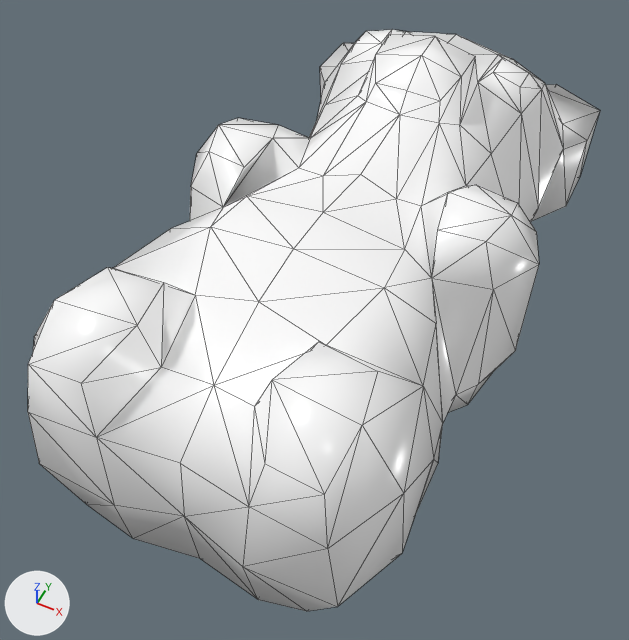
Renders of the glTF model EverythingLibraryBrowser/models/consumables/consumables-sugar-gummybear/consumables-sugar-gummybear_v6.glb from each side of a commit.
Camera for both pictures: a 50 mm lens placed at (0.0119, -0.0284, 0.0355), pointed at (-0.0006, -0.0034, 0.0042). Every picture has the same lights, and +X, +Y and +Z are marked at lower left. The first picture is the older version. Mesh edges are drawn as thin lines. Vertices at exactly the same position are counted once.

Objects in the first picture: 'GummyBear_v6'.
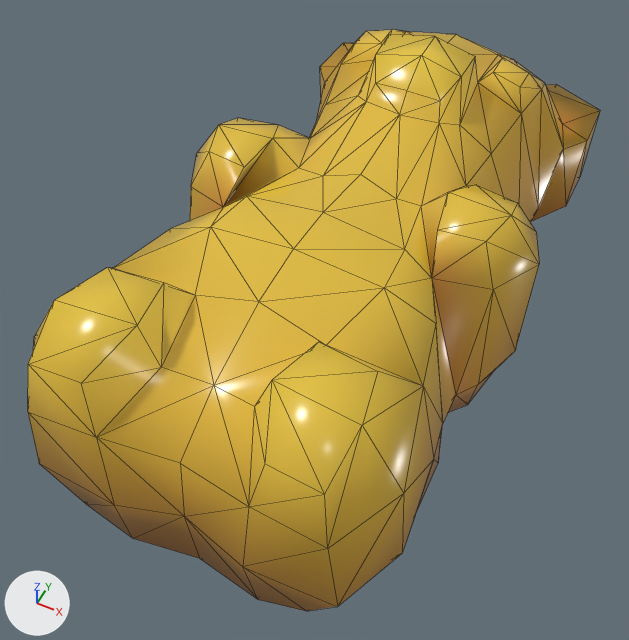
The newer file is also turned or shifted as a whole; pictures and numbers use the older file's frame.

Where the change shows, as pixel boxes (x1, y1, x2, y2) in the pictures (629 x 640 px):
```json
{"part": 1, "of": "me_mesh_166", "change": "recoloured", "before": [28, 43, 600, 611], "after": [28, 43, 600, 611]}
{"part": 2, "of": "me_mesh_166", "change": "recoloured", "before": [28, 30, 598, 605], "after": [28, 30, 598, 605], "on screen": "white to yellow"}
```

Edits to the scene script, one JSON object a line:
```json
{"block": "me_mesh_166", "where": "me_mesh_166.from_pydata(...)  # 206 vertices, 408 faces; spans x -0.0085..0.0085, y -0.0164..0.0164, z 0.0..0.0133"}
{"block": "me_mesh_166", "where": "# used by ob_gummybear_v6; location = (0.0, 0.0, 0.0)"}
{"block": "me_mesh_166", "change": "me_mesh_166 part 1: 192 faces centred in x -0.0081..0.0081, y -0.0162..0.016, z 0.0..0.0079 are repainted in the vertex colours; the middle colour goes from white #ffffff to orange #cc8632"}
{"block": "me_mesh_166", "change": "me_mesh_166 part 2: 216 faces centred in x -0.0083..0.0083, y -0.0162..0.0155, z 0.0057..0.0131 are repainted in the vertex colours; the middle colour goes from white #ffffff to yellow #e0b93b"}
```
